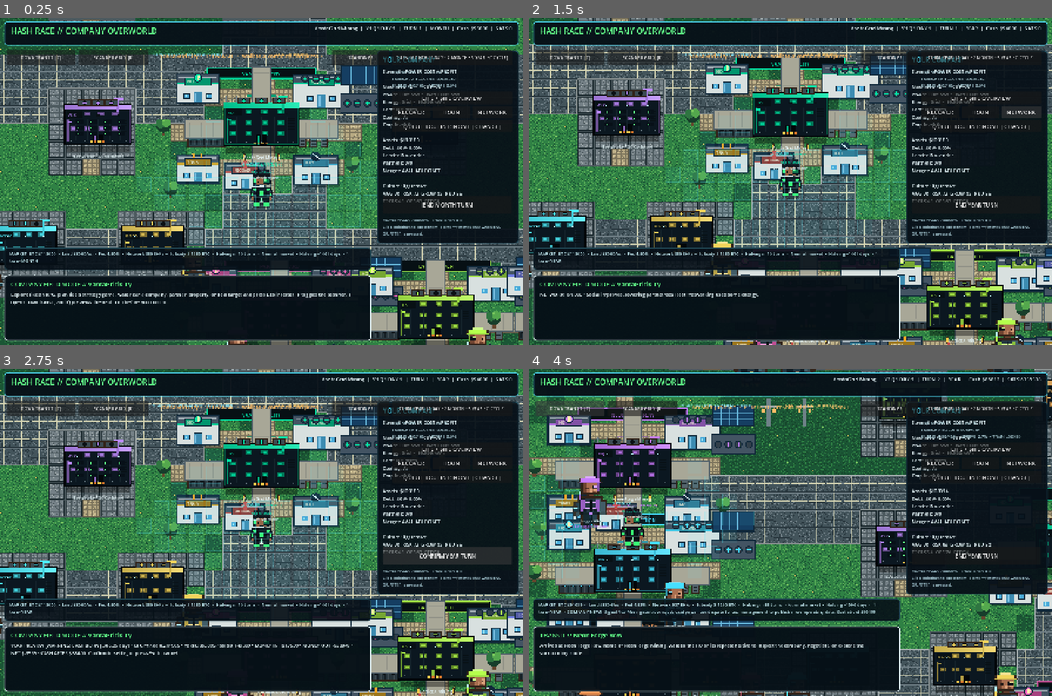
Above: before the commit, frames 1-4 (two rows, left to right).
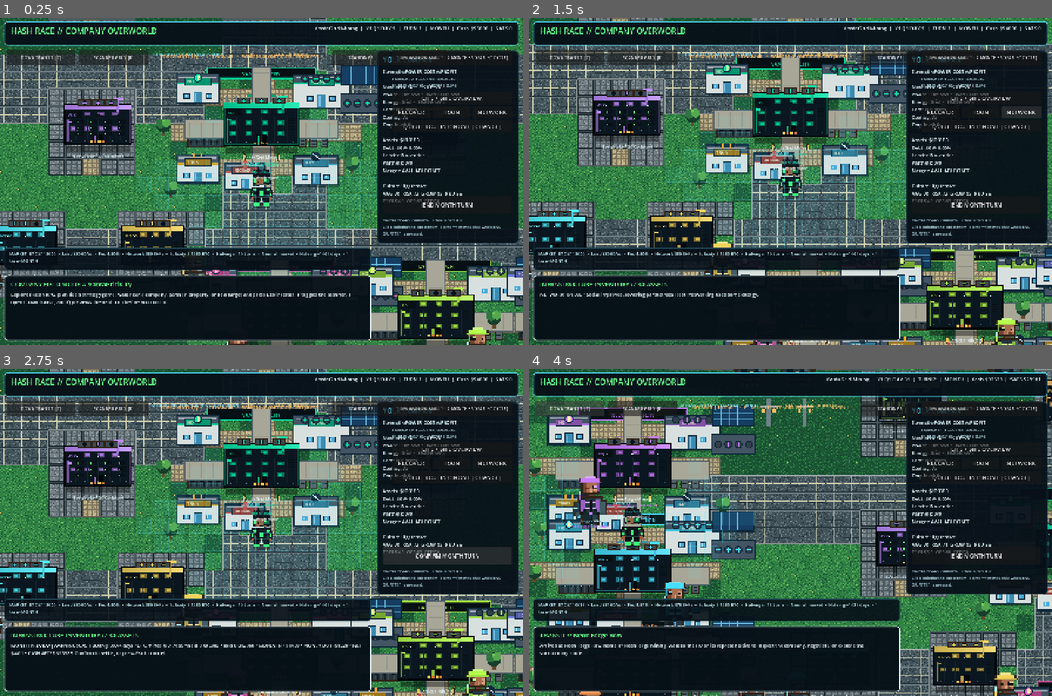
Above: after the commit, the same moments.

Repository: 1freetech/HashRace
Game: Godot game, scene res://scenes/pixel_landscape_probe.tscn
The game is run twice, just before and just after one commit, with the same random seed, the same clock (stepped at 60 frames per second) and the same inputs. This scene is started directly instead of the project's main scene.
Inputs (mouse positions are in pixels of both pictures, inside the frame that each line leads up to):
- Up to frame 1 (0.25 s): no input
- Up to frame 2 (1.5 s): click (947, 57) at 0.5 s, where only the run after the commit has a clickable "INFRASTRUCTURE"; click "NETWORK" at 1.25 s
- Up to frame 3 (2.75 s): click "END YEAR TURN" (after the commit: "END MONTH TURN") at 2 s
- Up to frame 4 (4 s): click "CONFIRM YEAR TURN" (after the commit: "CONFIRM MONTH TURN") at 2.75 s; click "TOWN TRANSIT [T]" at 3.5 s

The runs differ from the first frame. In frame 1, 0.1% of the frame differs, in the area x 75-86%, y 9-14%; in frame 2, 0.7%; in frame 3, 1.5%, in the area x 2-98%, y 2-88%; in frame 4, 1.5%.

Commit message:
Add the infrastructure inventory browser to the live Hash Race UI. Players can now open a categorized 30-asset equipment catalog from the main game and see prices, ownership counts, and the operating effect of each mining, power, energy, cooling, facility, network, maintenance, resilience, or strategic item.

Diff:
--- a/Godot/scripts/world_league_standings.gd
+++ b/Godot/scripts/world_league_standings.gd
@@ -1,4 +1,8 @@
 extends "res://scripts/world_company_effects.gd"
+
+const InfrastructureInventory = preload("res://scripts/infrastructure_inventory.gd")
+var infrastructure_inventory = InfrastructureInventory.new()
+var inventory_button: Button
 
 # v0.044 release-safe league standings. The compact UI hides this legacy layer
 # during normal play and opens the same ten-miner standings on demand.
@@ -9,6 +13,7 @@
 func _ready() -> void:
     super._ready()
     _install_league_ui()
+    _install_inventory_ui()
     _refresh_league_ui()
 
 func _install_league_ui() -> void:
@@ -32,6 +37,32 @@
     league_button.add_theme_font_size_override("font_size", 12)
     league_button.pressed.connect(_open_league_standings)
     layer.add_child(league_button)
+
+
+func _install_inventory_ui() -> void:
+    inventory_button = Button.new()
+    inventory_button.position = Vector2(1080.0, 88.0)
+    inventory_button.size = Vector2(150.0, 42.0)
+    inventory_button.text = "INFRASTRUCTURE"
+    inventory_button.tooltip_text = "Browse owned and purchasable mining infrastructure."
+    inventory_button.add_theme_font_size_override("font_size", 11)
+    inventory_button.pressed.connect(_open_infrastructure_inventory)
+    league_button.get_parent().add_child(inventory_button)
+
+func _open_infrastructure_inventory() -> void:
+    var lines: Array[String] = []
+    var categories: Array[String] = ["MINERS", "POWER", "ENERGY", "COOLING", "FACILITY", "NETWORK", "MAINTENANCE", "RESILIENCE", "STRATEGIC"]
+    for category in categories:
+        var available: Array[Dictionary] = infrastructure_inventory.by_category(category)
+        if available.is_empty():
+            continue
+        lines.append("\n" + category)
+        for prototype in available:
+            var id: String = String(prototype["id"])
+            lines.append("%s  x%d  •  $%d  •  %s %s" % [String(prototype["name"]), infrastructure_inventory.quantity(id), int(prototype["price"]), String(prototype["effect"]), String(prototype["unit"])])
+    dialog_title.text = "INFRASTRUCTURE INVENTORY // 30 ASSETS"
+    dialog_text.text = "Mining infrastructure is functional equipment, not decoration. Purchases affect hashrate, MW, efficiency, uptime, cost, capacity, discounts, or risk.\n" + "\n".join(lines)
+    _set_actions([])
 
 func _rival_asset_value(rival: Dictionary) -> float:
     return maxf(0.0, float(rival["cash"])) + float(rival["sats"]) / SATS_PER_BTC * btc_price + float(rival["mw"]) * 90000.0 + float(rival["acres"]) * land_price_per_acre + float(rival["machines"]) * 700.0
